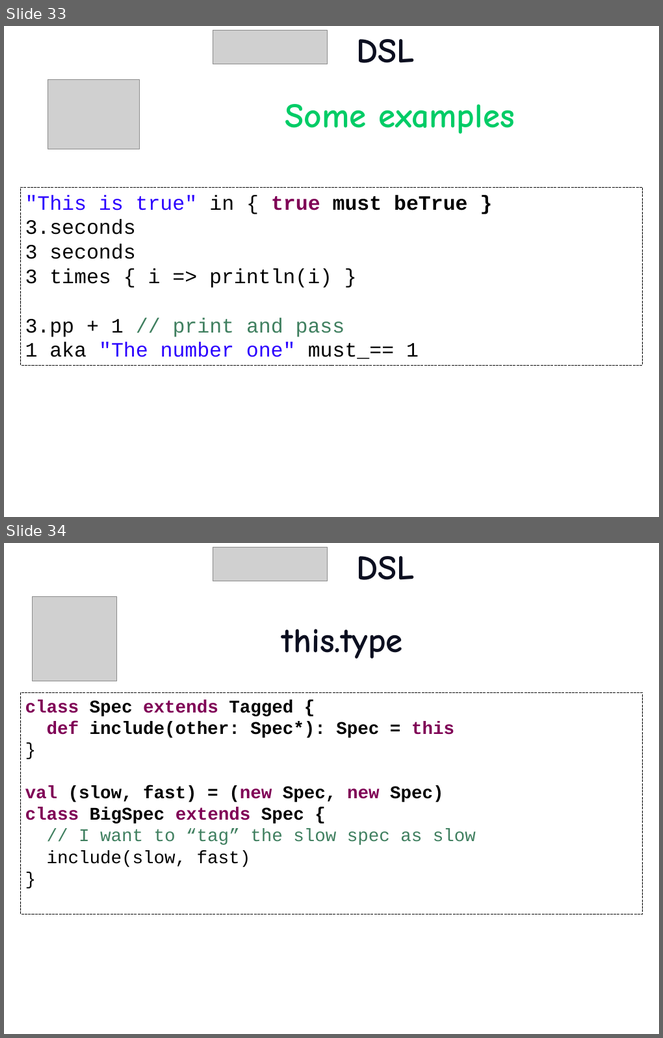
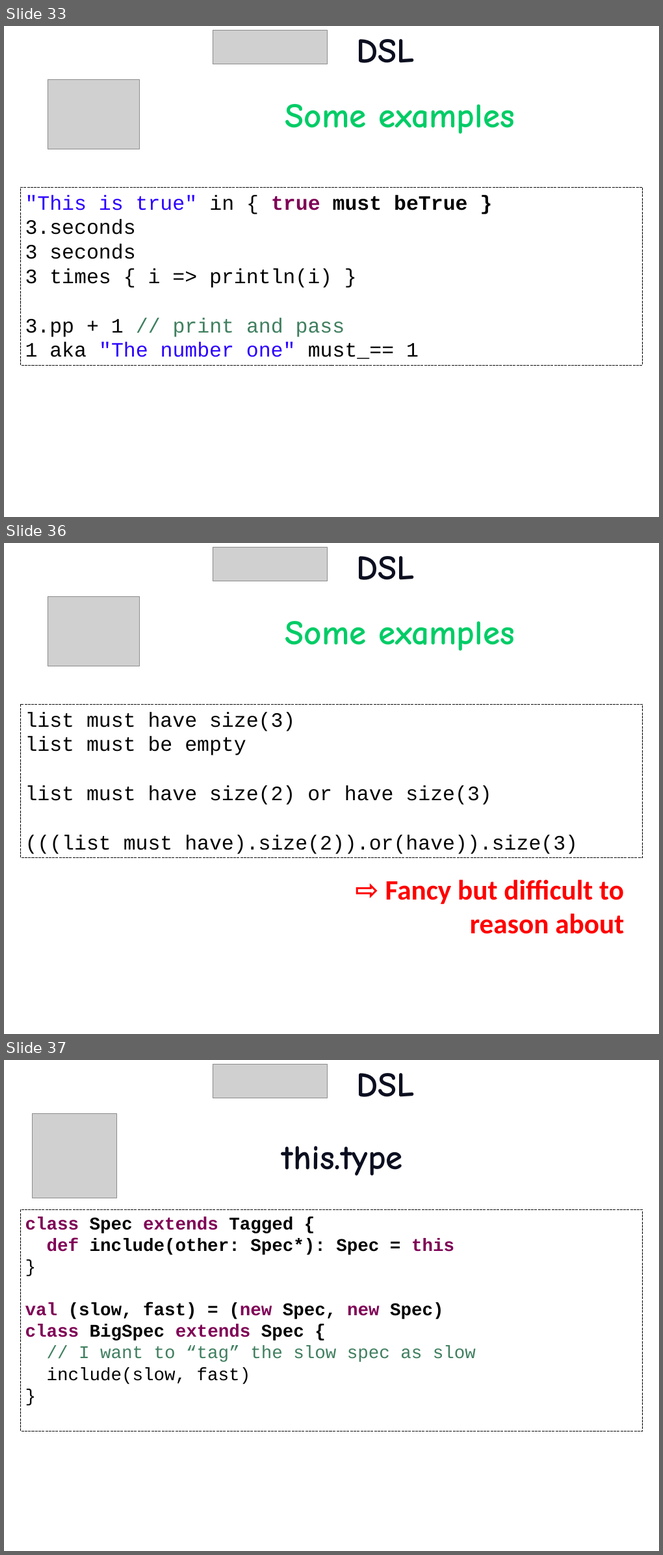
Before and after one commit to etorreborre/oscon-2010, a slide deck: src/main/resources/oscon_2010_specs.pptx. Shown one above the other, each under a label of ours: slides 33 and 34 before the commit, slides 33, 36 and 37 after it; the slides between them are not shown. The pictures are 663x1038 and 663x1555 pixels, drawn with LibreOffice and Linux fonts; fonts in the diff are those of the drawing; grey boxes stand for pictures; background and template pictures are left out. Boxes give left, top, right and bottom in pixels: in the first picture for what was removed or moved away, otherwise in the second. Text is boxed around its words. In the diff, an @@ line names an element or a change of style, - is before the commit and + after.

```diff
--- a/src/main/resources/oscon_2010_specs.pptx
+++ b/src/main/resources/oscon_2010_specs.pptx
@@ slide 36 added at (4, 543, 659, 1034), background picture (left out) @@
@@ picture added at (213, 547, 328, 581) @@
@@ title added at (357, 556, 415, 580), 54 pt, text #0C0F20, bold @@
+DSL
@@ picture added at (48, 597, 139, 666) @@
@@ text added at (285, 621, 514, 651), 54 pt, text #00CC66, bold @@
+Some examples
@@ rectangle added at (21, 704, 642, 858), fill #FFFFFF, outline #000000 0.75 pt dashed, 32 pt, text #000000 @@
+list must have size(3)
+list must be empty
+list must have size(2) or have size(3)
+(((list must have).size(2)).or(have)).size(3)
@@ text added at (386, 880, 624, 934), 44 pt, text #FF0000, bold @@
+⇨ Fancy but difficult to reason about
@@ what was slide 34 is now slide 37 @@
```
Also in this commit, not shown: 2 slides changed, 2 other slides added, 1 slide removed, 2 other files.
